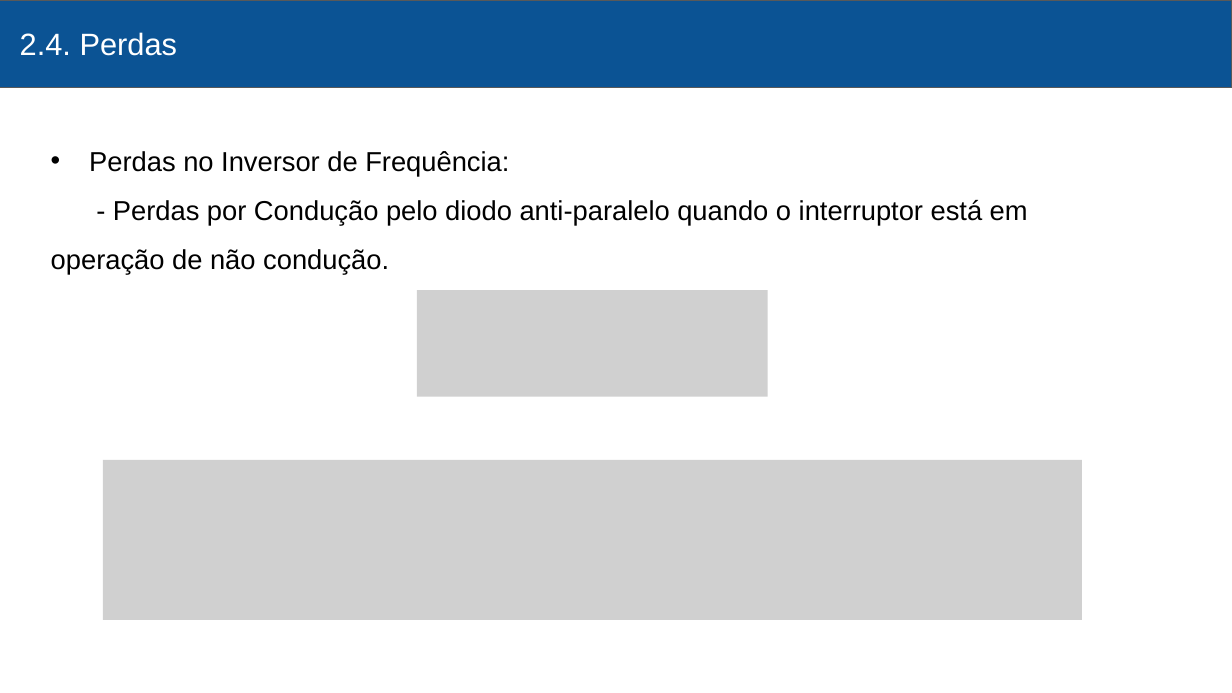
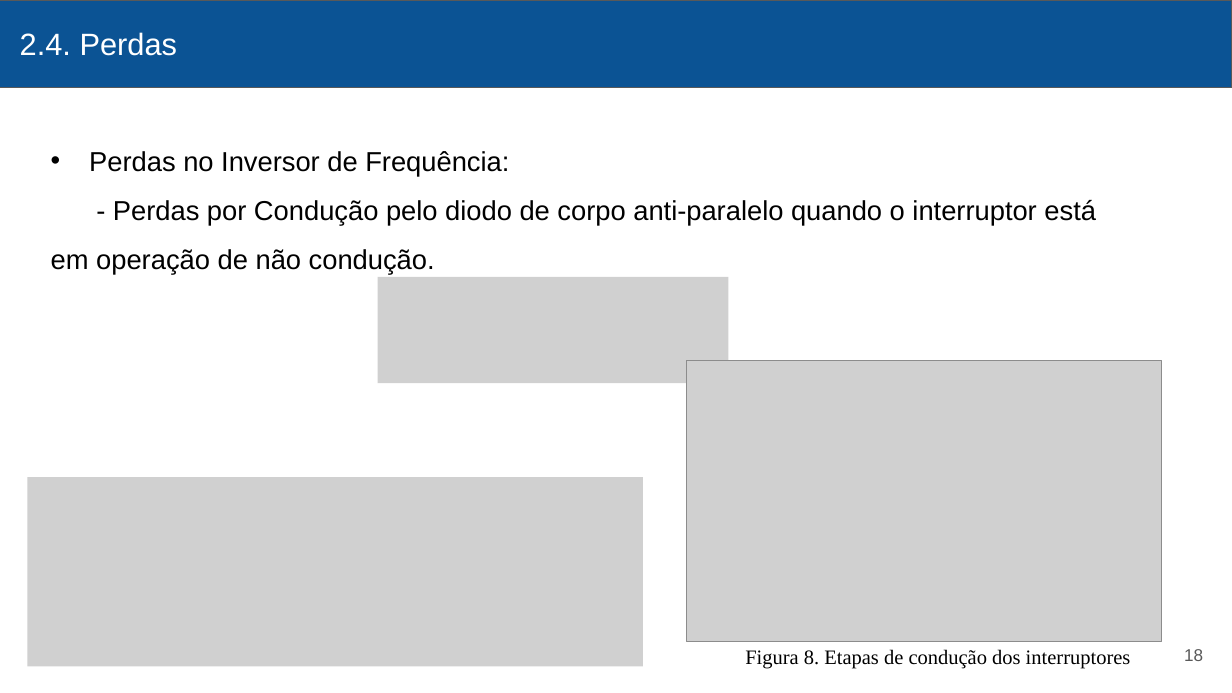
Before and after one commit to victormenegon/texto, a slide deck: slide 18 of ApresentacaoTCC.pptx. Drawn at 1232x693 pixels with LibreOffice and Linux fonts; fonts in the diff are those of the drawing; grey boxes stand for pictures. Boxes give left, top, right and bottom in pixels: in the first picture for what was removed or moved away, otherwise in the second. Text is boxed around its words. In the diff, an @@ line names an element or a change of style, - is before the commit and + after.

```diff
--- a/ApresentacaoTCC.pptx
+++ b/ApresentacaoTCC.pptx
@@ text at [51,200,1096,275]: text changed @@
-- Perdas por Condução pelo diodo anti-paralelo quando o interruptor está em operação de não condução.
+- Perdas por Condução pelo diodo de corpo anti-paralelo quando o interruptor está em operação de não condução.
@@ picture: place and size @@
-picture at [416,291,768,397]
+picture at [377,277,728,383]
@@ picture added at [686,361,1162,642] @@
@@ picture: place and size @@
-picture at [103,460,1083,620]
+picture at [27,477,643,667]
@@ text added at [745,649,1131,669], 12 pt, text #000000 @@
+Figura 8. Etapas de condução dos interruptores
@@ page number added at [1184,649,1203,661], 10 pt, text #595959 @@
+18
```
Also in this commit, not shown: 40 other slides changed, 5 slides added, 11 slides removed, 1 other file.
